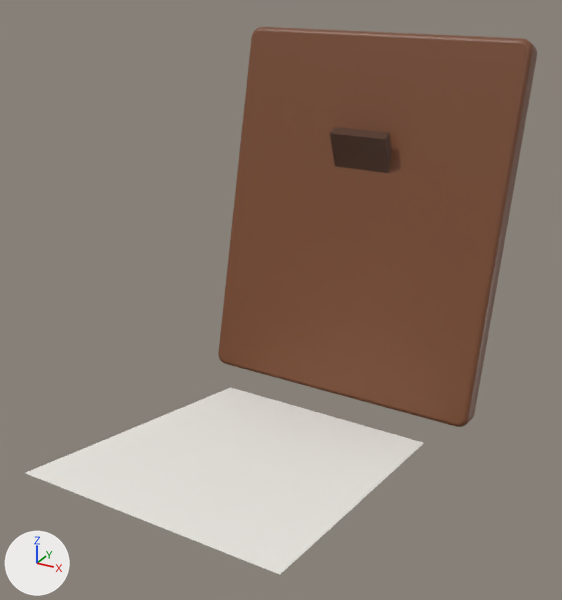
The FBX model Game/Assets/Game/Art/Models/Rooms/RmPhotoFrame.fbx: old version first, new version second.
Before and after are seen from a 50 mm lens placed at (0.154, -0.344, 0.219), pointed at (-0.004, -0.057, 0.076). Every picture has the same lights, and +X, +Y and +Z are marked at lower left. The first picture is the older version. Where no turn or scale is listed for an object, it has been applied to the vertices.

In view in the first picture: 'Photo', 'RmPhotoFrameBody'.
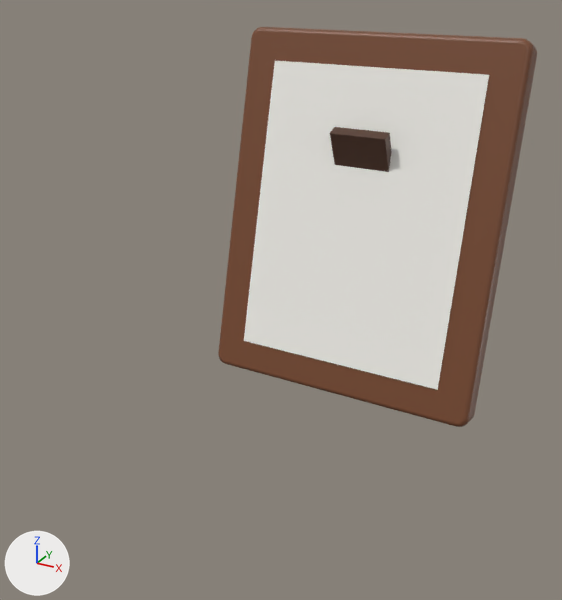
Where the newer file only moved an object's origin or applied its transform, the numbers keep the older frame.

Changed parts and their boxes [x1, y1, x2, y2] in the pictures (562 x 600 px):
```json
{"object": "Photo", "change": "reshaped", "before": [26, 387, 424, 575], "after": [244, 61, 489, 390], "on screen": "38% narrower, 75% taller"}
```

The change, as JSON lines over the scene's bpy script:
```json
{"block": "me_photo", "where": "# used by ob_photo; location = (0.0, -0.0942, 0.0147)"}
{"op": "remove", "block": "me_photo", "code": "me_photo.from_pydata(...)  # 4 vertices, 1 face; spans x -0.058..0.058, y -0.075..0.075, z -0.019..0.019"}
{"op": "add", "block": "me_photo", "code": "me_photo.from_pydata(...)  # 4 vertices, 1 face; spans x -0.058..0.058, y 0.09..0.128, z 0.004..0.155"}
{"block": "me_photo", "change": "me_photo part 1"}
{"op": "set", "path": "me_photo.vertices[0].co", "old": "(-0.058, 0.075, -0.019)", "new": "(-0.058, 0.09, 0.004)", "note": "pixel (230, 387) -> pixel (243, 340)"}
{"op": "set", "path": "me_photo.vertices[1].co", "old": "(0.058, 0.075, -0.019)", "new": "(0.058, 0.09, 0.004)", "note": "pixel (424, 443) -> pixel (437, 389)"}
{"op": "set", "path": "me_photo.vertices[2].co", "old": "(0.058, -0.075, 0.019)", "new": "(0.058, 0.128, 0.155)", "note": "pixel (279, 574) -> pixel (489, 74)"}
{"op": "set", "path": "me_photo.vertices[3].co", "old": "(-0.058, -0.075, 0.019)", "new": "(-0.058, 0.128, 0.155)", "note": "pixel (24, 473) -> pixel (274, 60)"}
```
